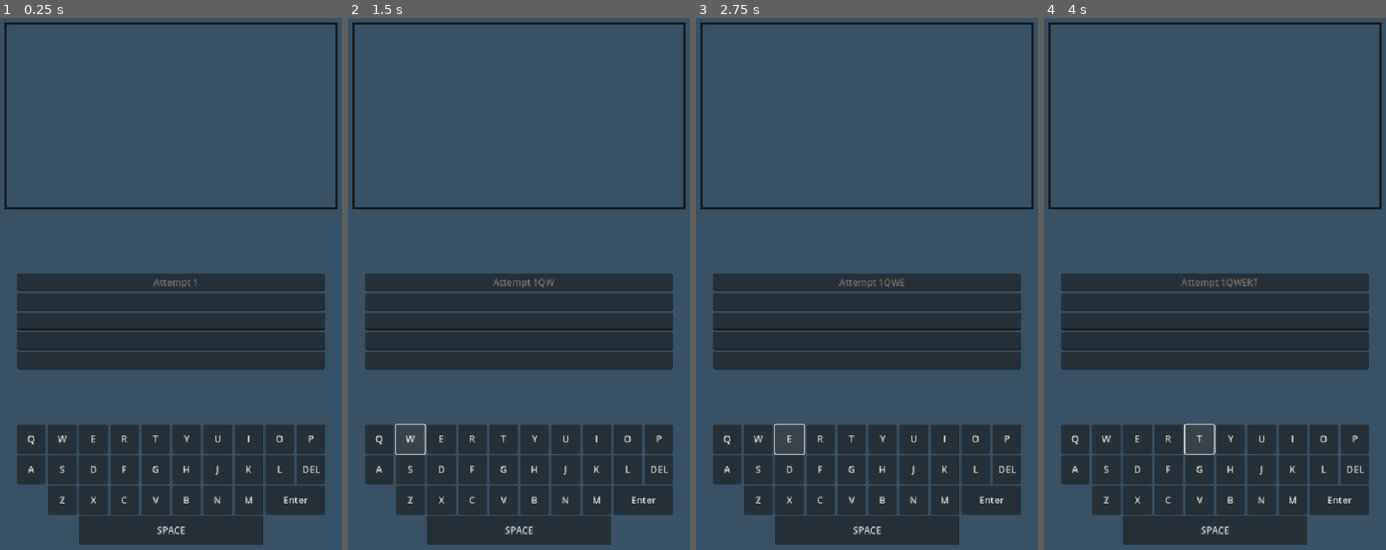
Above: before the commit, frames 1-4 (left to right).
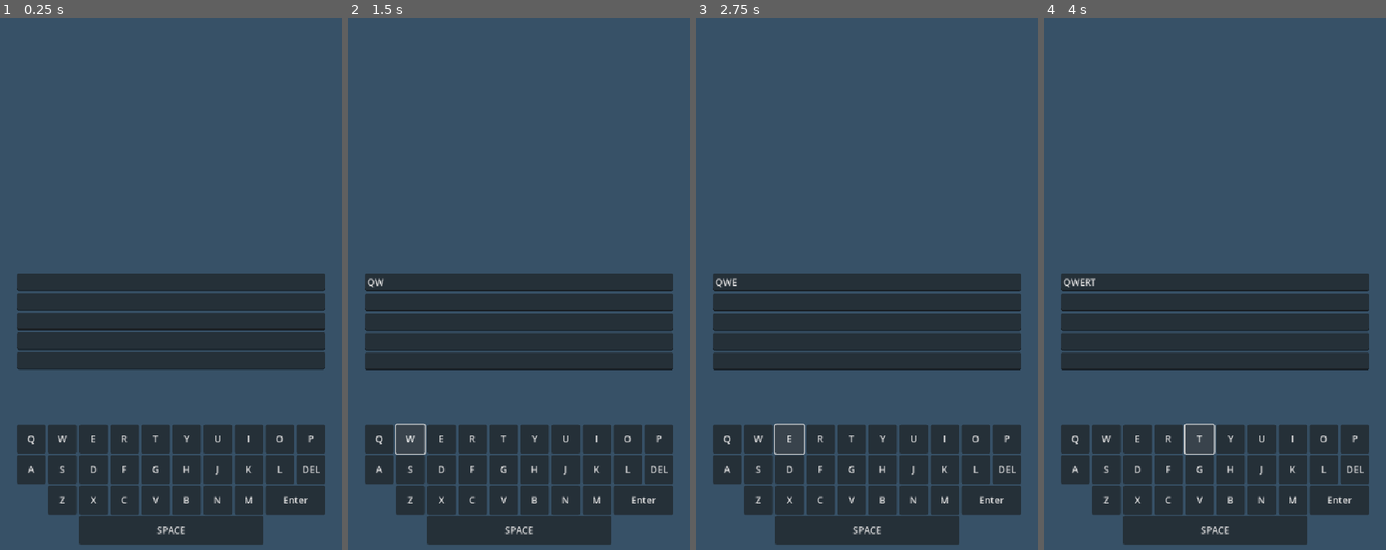
Above: after the commit, the same moments.

Repository: anupgu16/Flag_Guesser
Game: Godot game, scene res://keyboard.tscn
Same seed, same stepped clock (60 frames per second), same inputs: the game is played once before the commit and once after it.
Inputs:
- Up to frame 1 (0.25 s): no input
- Up to frame 2 (1.5 s): click "Q" at 0.5 s; click "W" at 1.25 s
- Up to frame 3 (2.75 s): click "E" at 2 s
- Up to frame 4 (4 s): click "R" at 2.75 s; click "T" at 3.5 s

The runs differ from the first frame. In frame 1, 1.3% of the frame differs, in the area x 1-99%, y 0-51%; in frame 2, 2.3%; in frame 3, 2.3%; in frame 4, 2.4%, in the area x 1-99%, y 0-67%.

Commit message:
Add files via upload

Diff:
--- /dev/null
+++ b/Flag_Guesser/Flag_Guesser.tscn
@@ -0,0 +1,7 @@
+[gd_scene load_steps=2 format=3 uid="uid://b14s3vaqd04m"]
+
+[ext_resource type="PackedScene" uid="uid://dt52if1upmuks" path="res://keyboard.tscn" id="1_owdlj"]
+
+[node name="Game" type="Node2D"]
+
+[node name="Keyboard" parent="." instance=ExtResource("1_owdlj")]
--- /dev/null
+++ b/Flag_Guesser/country_flags.gd
@@ -0,0 +1,24 @@
+extends Node
+
+class_name country
+
+var flags = {
+	"FRANCE": {
+		"image": "res://flags/france.png",
+		"flag_colors": "Blue, White, Red",
+		"size": "551,695 km²",
+		"population": "67 million",
+		"capital": "Paris"
+	},
+	"BRAZIL": {
+		"image": "res://flags/brazil.png",
+		"flag_colors": "Green, Yellow, Blue, White",
+		"size": "8,515,767 km²",
+		"population": "214 million",
+		"capital": "Brasília"
+	},
+}
+
+func get_random_country():
+	var country_flags = flags.keys()
+	return country_flags[randi() % country_flags.size()]
--- /dev/null
+++ b/Flag_Guesser/flag_guesser.gd
@@ -0,0 +1,46 @@
+extends Node2D
+
+@onready var flag_texture = $Flag/TextureRect
+@onready var hint_label = $Flag/HintLabel
+@onready var result_label = $Flag/ResultLabel
+
+var selected_country = ""
+var selected_data = Keyboard.stored_attempts
+var guesses = Keyboard.stored_attempts[Keyboard.row_num]
+var flags = CountryFlags.flags
+var max_attempts = 5
+
+func _ready():
+	Keyboard._on_enter_key_pressed().connect(results)
+	print(flag_texture)
+	start_new_game()
+
+func start_new_game():
+	selected_country = CountryFlags.get_random_country()
+	print(selected_country)
+	selected_data = CountryFlags.flags[selected_country]
+	flag_texture.texture = load(selected_data["image"])
+
+	# Obscures flag
+	flag_texture.modulate = Color(1, 1, 1, 0.2)
+	Keyboard.stored_attempts = ["", "", "", "", ""]
+
+func results(Keyboard):
+	print(guesses)
+	if guesses == selected_country:
+		flag_texture.modulate = Color(1, 1, 1, 1) # Reveals the flag
+		result_label.text = "Correct! The country is " + selected_country.capitalize()
+		return
+	if len(Keyboard.row_num) < max_attempts:
+		guesses.text += " ❌ - Hint: " + get_hint(len(guesses))
+	else:
+		result_label.text = "Game Over! The country was " + selected_country.capitalize()
+		flag_texture.modulate = Color(1, 1, 1, 1) # Reveals the flag
+
+func get_hint(attempt):
+	match attempt:
+		1: return "Flag Colors: " + selected_data["flag_colors"]
+		2: return "Country Size: " + selected_data["size"]
+		3: return "Population: " + selected_data["population"]
+		4: return "Capital City: " + selected_data["capital"]
+		5: return "Flag revealed!"
--- a/Flag_Guesser/keyboard.gd
+++ b/Flag_Guesser/keyboard.gd
@@ -1,11 +1,30 @@
 extends Control
 
-const password = "123"
-var text_length
+class_name keyboard_inputs
 
-@onready var input = $VBoxContainer/MarginContainer/GridContainer2/Attempt_1
+# Tracking attempt_number
+var row_num = 0
+# Tracking attempts
+var stored_attempts = ["", "", "", "", ""]
+@onready var result = $Result
+@onready var list = $list_of_hints
+# For first attempt
+@onready var input = $Inputs/attempt_1
+# To access all the attempts
+@export var A : Array[LineEdit] = []
+var selected_country = CountryFlags.get_random_country()
+var selected_data = CountryFlags.flags[selected_country]
 
-# Called when the node enters the scene tree for the first time.
+
+# Preparing the Attempt inputs
+func _ready():
+	A.append($Inputs/attempt_1)
+	A.append($Inputs/attempt_2)
+	A.append($Inputs/attempt_3)
+	A.append($Inputs/attempt_4)
+	A.append($Inputs/attempt_5)
+
+# Put the characters into input
 func press_key(digit):
 	if len(input.text) <= 56:
 		input.text += str(digit)
@@ -14,15 +33,50 @@
 signal backspace_key
 signal enter_key
 
+# For pressing letters
 func _on_keyboard_pressed(letter: String):
-	character_key.emit(letter)
-	press_key(letter)
-	print(letter)
+	if row_num < 5:
+		character_key.emit(letter)
+		press_key(letter)
+		print(letter)
 
+# Remove character when pressing backspace
 func _on_delete_key_pressed():
-	backspace_key.emit()
-	if input.text.length() > 0:
-		input.text = input.text.substr(0, input.text.length() - 1)
+	if row_num < 5:
+		backspace_key.emit()
+		if input.text.length() > 0:
+			input.text = input.text.substr(0, input.text.length() - 1)
 
+# Going to next line when pressing enter
 func _on_enter_key_pressed():
+	var hint = Label.new()
+	hint.text = stored_attempts[row_num]
 	enter_key.emit()
+
+	if input.text in stored_attempts:
+		input.clear()
+		return # Ignores duplicate guesses
+
+	stored_attempts[row_num] = input.text
+	if stored_attempts[row_num] == selected_country:
+		result.text = "Correct! The country is " + selected_country
+		return
+	else:
+		row_num += 1
+		hint.text += str(" ❌ - Hint: " + get_hint(row_num))
+		list.add_child(hint)
+		if row_num < 5:
+			input = A[row_num]
+			print(input)
+			input.clear()
+		else:
+			result.text = "Game Over! The country was " + selected_country
+	print(stored_attempts)
+
+func get_hint(attempt):
+	match attempt:
+		1: return "Flag Colors: " + selected_data["flag_colors"]
+		2: return "Country Size: " + selected_data["size"]
+		3: return "Population: " + selected_data["population"]
+		4: return "Capital City: " + selected_data["capital"]
+		5: return "Flag revealed!"
--- a/Flag_Guesser/keyboard.tscn
+++ b/Flag_Guesser/keyboard.tscn
@@ -1,8 +1,6 @@
-[gd_scene load_steps=3 format=3 uid="uid://dt52if1upmuks"]
-
-[ext_resource type="Script" path="res://keyboard.gd" id="1_m2euy"]
-
-[sub_resource type="ShaderMaterial" id="ShaderMaterial_vcu0r"]
+[gd_scene load_steps=2 format=3 uid="uid://dt52if1upmuks"]
+
+[ext_resource type="Script" uid="uid://p4d4fgsbw8ji" path="res://keyboard.gd" id="1_m2euy"]
 
 [node name="Keyboard" type="Control"]
 layout_mode = 3
@@ -13,67 +11,6 @@
 grow_vertical = 2
 script = ExtResource("1_m2euy")
 
-[node name="VBoxContainer" type="VBoxContainer" parent="."]
-layout_mode = 1
-anchors_preset = 15
-anchor_right = 1.0
-anchor_bottom = 1.0
-grow_horizontal = 2
-grow_vertical = 2
-
-[node name="MarginContainer" type="MarginContainer" parent="VBoxContainer"]
-layout_mode = 2
-size_flags_vertical = 3
-
-[node name="ColorRect" type="ColorRect" parent="VBoxContainer/MarginContainer"]
-layout_mode = 2
-color = Color(1, 1, 1, 0)
-
-[node name="GridContainer2" type="GridContainer" parent="VBoxContainer/MarginContainer"]
-layout_mode = 2
-size_flags_horizontal = 4
-size_flags_vertical = 4
-
-[node name="Attempt_1" type="Label" parent="VBoxContainer/MarginContainer/GridContainer2"]
-layout_mode = 2
-size_flags_vertical = 1
-theme_override_constants/shadow_offset_x = 0
-text = "Attempt 1"
-horizontal_alignment = 1
-vertical_alignment = 1
-
-[node name="Attempt_2" type="Label" parent="VBoxContainer/MarginContainer/GridContainer2"]
-visible = false
-layout_mode = 2
-size_flags_vertical = 1
-text = "PLACEHOLDER"
-horizontal_alignment = 1
-vertical_alignment = 1
-
-[node name="Attempt_3" type="Label" parent="VBoxContainer/MarginContainer/GridContainer2"]
-visible = false
-layout_mode = 2
-size_flags_vertical = 1
-text = "PLACEHOLDER"
-horizontal_alignment = 1
-vertical_alignment = 1
-
-[node name="Attempt_4" type="Label" parent="VBoxContainer/MarginContainer/GridContainer2"]
-visible = false
-layout_mode = 2
-size_flags_vertical = 1
-text = "PLACEHOLDER"
-horizontal_alignment = 1
-vertical_alignment = 1
-
-[node name="Attempt_5" type="Label" parent="VBoxContainer/MarginContainer/GridContainer2"]
-visible = false
-layout_mode = 2
-size_flags_vertical = 1
-text = "PLACEHOLDER"
-horizontal_alignment = 1
-vertical_alignment = 1
-
 [node name="Upper_Keyboard" type="HBoxContainer" parent="."]
 layout_mode = 2
 offset_left = 84.0
@@ -244,45 +181,47 @@
 offset_bottom = 967.0
 text = "SPACE"
 
-[node name="VBoxContainer2" type="VBoxContainer" parent="."]
+[node name="Inputs" type="VBoxContainer" parent="."]
 layout_mode = 2
 offset_left = 84.0
 offset_top = 497.0
 offset_right = 620.0
 offset_bottom = 668.0
 
-[node name="LineEdit" type="LineEdit" parent="VBoxContainer2"]
-layout_mode = 2
-
-[node name="LineEdit2" type="LineEdit" parent="VBoxContainer2"]
-layout_mode = 2
-
-[node name="LineEdit3" type="LineEdit" parent="VBoxContainer2"]
-layout_mode = 2
-
-[node name="LineEdit4" type="LineEdit" parent="VBoxContainer2"]
-layout_mode = 2
-
-[node name="LineEdit5" type="LineEdit" parent="VBoxContainer2"]
-layout_mode = 2
-
-[node name="Control" type="Control" parent="."]
-material = SubResource("ShaderMaterial_vcu0r")
-custom_minimum_size = Vector2(575, 320)
-layout_mode = 3
-anchors_preset = 0
-offset_left = 64.0
-offset_top = 64.0
-offset_right = 639.0
-offset_bottom = 384.0
-
-[node name="ReferenceRect" type="ReferenceRect" parent="Control"]
+[node name="attempt_1" type="LineEdit" parent="Inputs"]
+layout_mode = 2
+
+[node name="attempt_2" type="LineEdit" parent="Inputs"]
+layout_mode = 2
+
+[node name="attempt_3" type="LineEdit" parent="Inputs"]
+layout_mode = 2
+
+[node name="attempt_4" type="LineEdit" parent="Inputs"]
+layout_mode = 2
+
+[node name="attempt_5" type="LineEdit" parent="Inputs"]
+layout_mode = 2
+
+[node name="Result" type="Label" parent="."]
+layout_mode = 1
+anchors_preset = -1
+anchor_left = -0.266667
+anchor_right = 0.266667
+offset_left = 256.0
+offset_top = 688.0
+offset_right = 448.0
+offset_bottom = 719.0
+horizontal_alignment = 1
+vertical_alignment = 1
+
+[node name="list_of_hints" type="VBoxContainer" parent="."]
 layout_mode = 0
-offset_right = 576.0
-offset_bottom = 320.0
-border_color = Color(0.0962047, 0.0962048, 0.0962047, 1)
-border_width = 3.0
-editor_only = false
+offset_left = 257.0
+offset_top = 497.0
+offset_right = 620.0
+offset_bottom = 667.0
+theme_override_constants/separation = 13
 
 [connection signal="pressed" from="Upper_Keyboard/Q Key" to="." method="_on_keyboard_pressed" binds= ["Q"]]
 [connection signal="pressed" from="Upper_Keyboard/W Key" to="." method="_on_keyboard_pressed" binds= ["W"]]
--- a/Flag_Guesser/project.godot
+++ b/Flag_Guesser/project.godot
@@ -11,9 +11,14 @@
 [application]
 
 config/name="Flag_Guesser"
-run/main_scene="res://keyboard.tscn"
-config/features=PackedStringArray("4.2", "GL Compatibility")
+run/main_scene="uid://dt52if1upmuks"
+config/features=PackedStringArray("4.4", "GL Compatibility")
 config/icon="res://icon.svg"
+
+[autoload]
+
+CountryFlags="*res://country_flags.gd"
+Keyboard="*res://keyboard.gd"
 
 [display]
 
Not shown, added: Flag_Guesser/country_flags.gd.uid
Not shown, added: Flag_Guesser/flag_guesser.gd.uid
Not shown, added: Flag_Guesser/flag_guesser.gdshader.uid
Not shown, added: Flag_Guesser/keyboard.gd.uid
